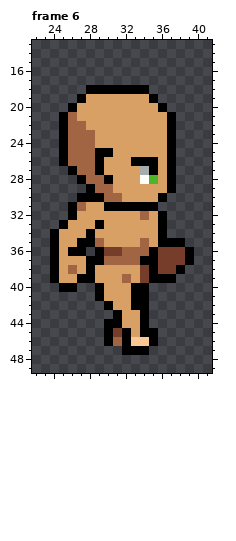
Pixel-art file: Sprite/Pixel Crawler - Free Pack/Entities/Characters/Body_A/Animations/Walk_Base/Walk_Side.aseprite. Above, as it was before the edit.
64x64 pixels, 6 frames. Colours within 5 levels of each other are drawn and written as one. Shown: frame 6: x 22..41, y 13..49. The commit also changed other frames, which this record leaves out.
After the commit:
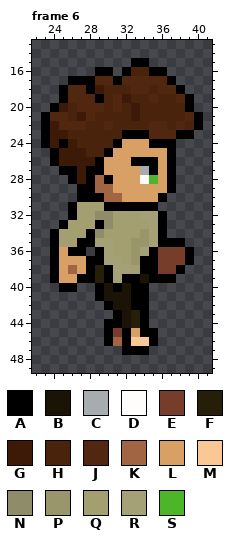
Palette (. is transparent): A #000000  B #1b1406  C #a7acae  D #fffcfc  E #763d2b  F #271e0a  G #3c1a07  H #4a230d  J #512710  K #a26543  L #d9a066  M #fac895  N #8f8c69  P #9a966b  Q #a39f71  R #a5a177  S #4cb528
Changes in this commit:
layer "koszula" added
layer "kekawy" added
layer "wlowy" added
--- frame 6
@@ x 22..41 @@
 14 ....................
-15 ....................
-16 ....................
-17 ....................
-18 ......AAAAAAA.......
-19 .....ALLLLLLLA......
-20 ....ALLLLLLLLLA.....
-21 ...AKLLLLLLLLLLA....
-22 ...AKKLLLLLLLLLA....
-23 ...AKKKLLLLLLLLA....
-24 ...AKKKLLLLLLLLA....
-25 ...AKKKAALLLLLLA....
-26 ...AKKKALLLAAALA....
-27 ....AKKALLLLCALA....
-28 .....AKKALLLDSLA....
-29 ......AKKLLLLLLA....
+15 ...........AA.......
+16 .......AA.AHHAA.....
+17 ....AAAJJAJJJJJA....
+18 ...AJJAGHHHJJHJJA...
+19 ...AJJJAHJGHHJHHJA..
+20 ..AGHJJJHJHGHHHHHA..
+21 .AJJHGJHHHHGHHHHHJA.
+22 .AGJJJHHJHHHHJJHJHA.
+23 .AGGHHHHHHAAAJJJAA..
+24 .AGAGHHHHALLLAAA....
+25 ..AGGGHHALLLLLLA....
+26 ..AGGGGALLLAAALA....
+27 ...AAGAALLLLCALA....
+28 ....AGAKALLLDSLA....
+29 .....AAKKLLLLLLA....
 30 .....AAAKKLLLLA.....
-31 ....AKLLAAAAAA......
-32 ....ALLLLLLLKLA.....
-33 ...ALLLALLLLLLA.....
-34 ..ALLLALLLLLLLA.....
-35 ..ALLAAKLLLLKLAAA...
-36 ..ALAA.AEEKKKAEEEA..
-37 ..ALLLAAKKKKAAEEEA..
-38 ..ALKLALLLLLEAEEA...
-39 ..ALLAALLLKLEAAA....
-40 ...AA..ALLLAA.......
-41 .......ALLLAA.......
-42 ........ALLAA.......
-43 .........ALLA.......
-44 ........AALLA.......
+31 ....AQQQAAAAAA......
+32 ....AQQNNQQQRRA.....
+33 ...AQQQANQQQQRA.....
+34 ..AQQQANQQQQPRA.....
+35 ..AQQAARRQQPPRAAA...
+36 ..ALAA.ARQQPRAEEEA..
+37 ..ALLLAARRQPAAEEEA..
+38 ..ALKLAFARRQAAEEA...
+39 ..ALLAAFARAABAAA....
+40 ...AA..ABABAA.......
+41 .......ABBBAA.......
+42 ........ABBAA.......
+43 .........ABFA.......
+44 ........AABFA.......
 45 ........AEALAA......
Pixel boxes of the changes (left, top, right, bottom) in both pictures:
changed: (41, 58, 203, 328)
